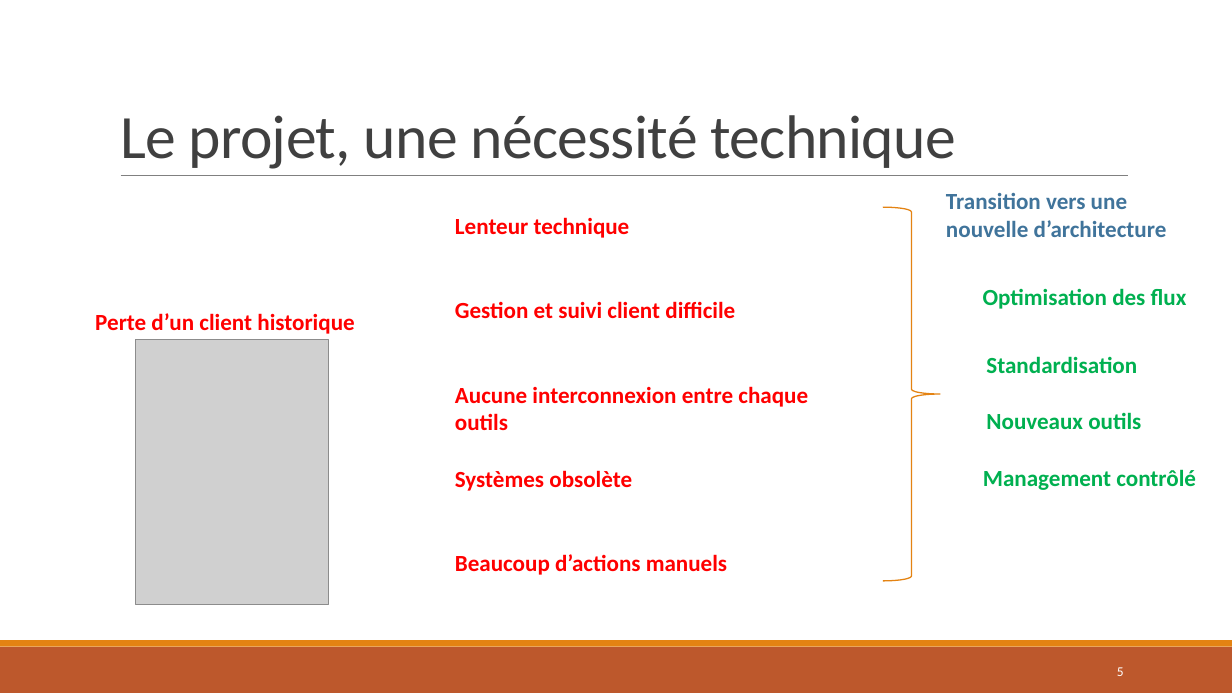
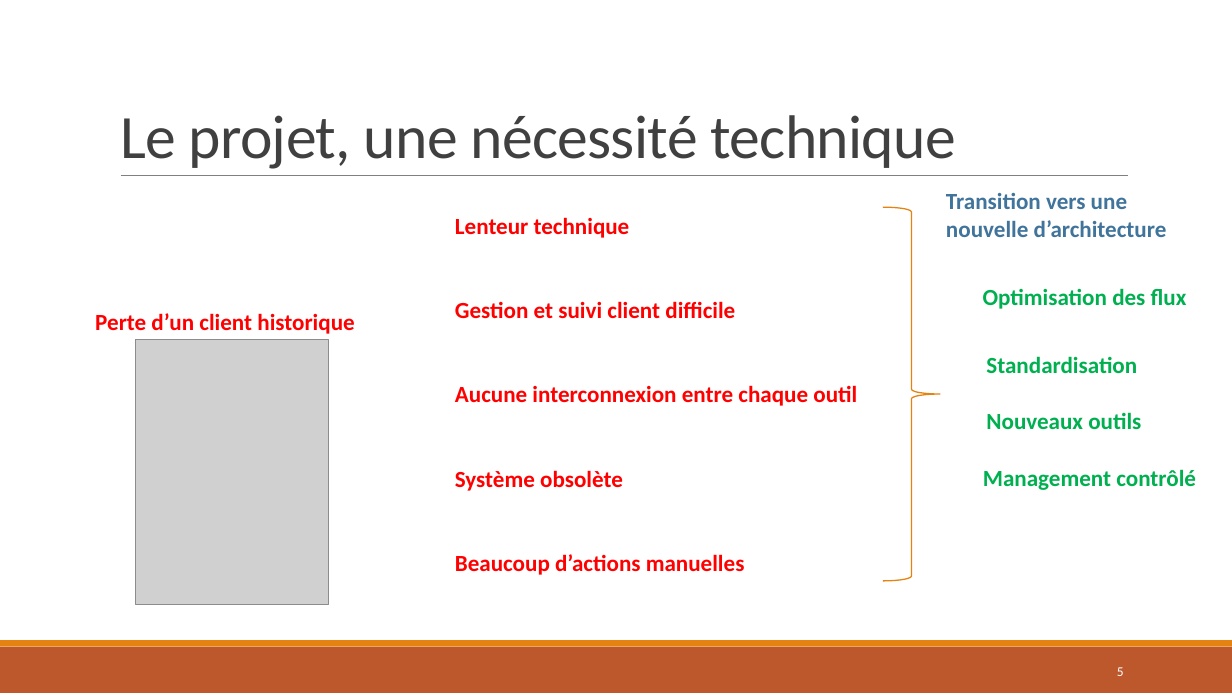
Before and after one commit to wilkill/P7-REP-AERO, a slide deck: slide 5 of Architecture/4 - Présentation/Présentation.pptx. Drawn at 1232x693 pixels with LibreOffice and Linux fonts; fonts in the diff are those of the drawing; grey boxes stand for pictures. Boxes give left, top, right and bottom in pixels: in the first picture for what was removed or moved away, otherwise in the second. Text is boxed around its words. In the diff, an @@ line names an element or a change of style, - is before the commit and + after.

```diff
--- a/Architecture/4 - Présentation/Présentation.pptx
+++ b/Architecture/4 - Présentation/Présentation.pptx
@@ text at <box>455,385,857,406</box>: text changed @@
-Aucune interconnexion entre chaque outils
+Aucune interconnexion entre chaque outil
@@ text at <box>455,470,623,491</box>: text changed @@
-Systèmes obsolète
+Système obsolète
@@ text at <box>455,554,745,575</box>: text changed @@
-Beaucoup d’actions manuels
+Beaucoup d’actions manuelles
```
Also in this commit, not shown: 5 other slides changed.
